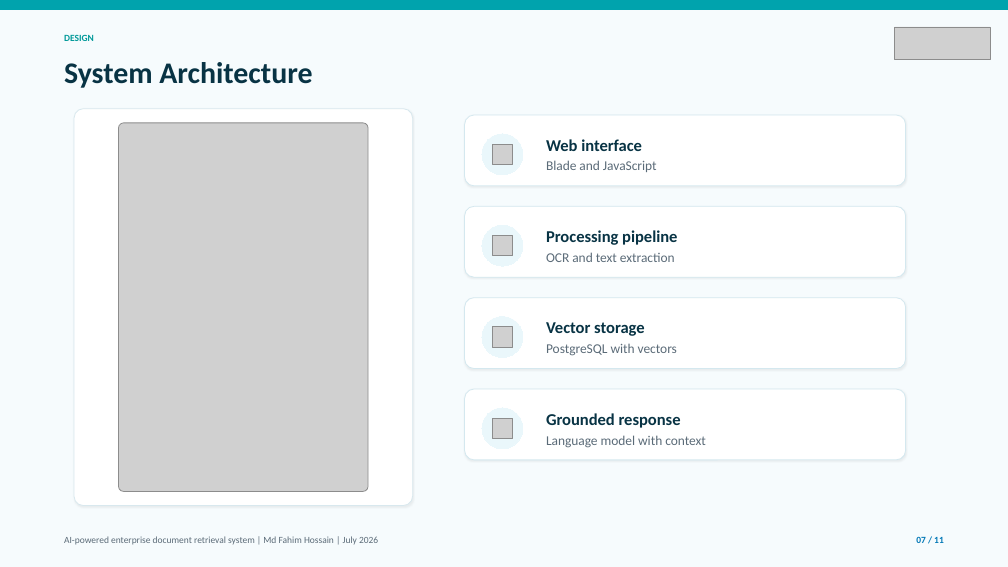
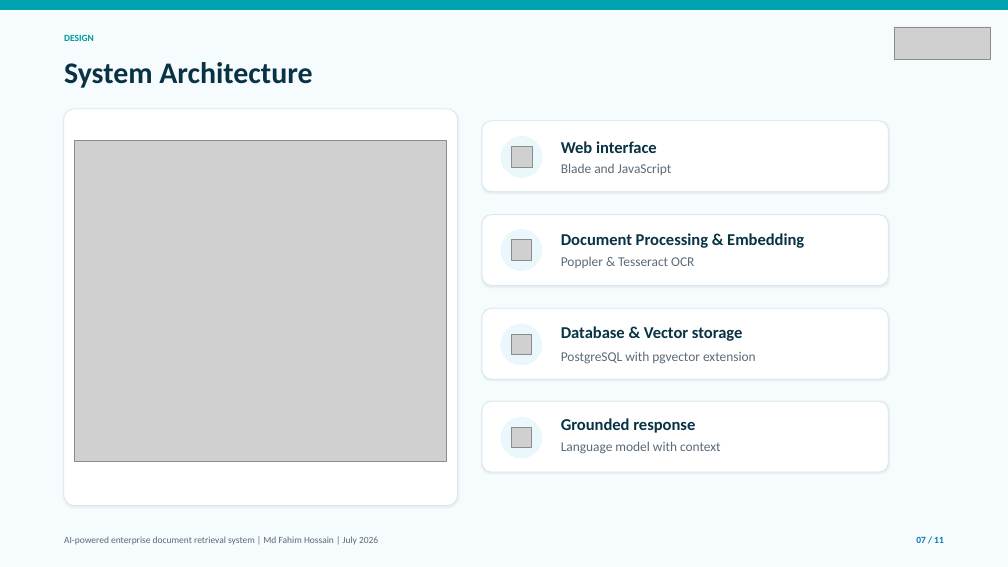
Before and after one commit to alifhossain174/Masters-Internship-Report, a slide deck: slide 7 of Software Specification & Design.pptx. Drawn at 1008x567 pixels with LibreOffice and Linux fonts; fonts in the diff are those of the drawing; grey boxes stand for pictures. Boxes give left, top, right and bottom in pixels: in the first picture for what was removed or moved away, otherwise in the second. Text is boxed around its words. In the diff, an @@ line names an element or a change of style, - is before the commit and + after.

```diff
--- a/Software Specification & Design.pptx
+++ b/Software Specification & Design.pptx
@@ rounded rectangle: place and size @@
-rounded rectangle at bbox=[74, 109, 413, 506]
+rounded rectangle at bbox=[64, 109, 457, 506]
@@ picture: place and size @@
-picture at bbox=[119, 123, 368, 492]
+picture at bbox=[75, 141, 447, 461]
@@ rounded rectangle: place and size @@
-rounded rectangle at bbox=[465, 115, 906, 186]
+rounded rectangle at bbox=[482, 121, 889, 192]
@@ picture removed at bbox=[492, 144, 513, 165] @@
@@ ellipse: place and size @@
-ellipse at bbox=[482, 134, 523, 175]
+ellipse at bbox=[501, 136, 542, 177]
@@ picture added at bbox=[512, 147, 532, 167] @@
@@ text "Web interface": place and size @@
-text "Web interface" at bbox=[546, 139, 642, 151]
+text "Web interface" at bbox=[561, 141, 657, 153]
@@ text "Blade and JavaScript": place and size @@
-text "Blade and JavaScript" at bbox=[546, 160, 657, 172]
+text "Blade and JavaScript" at bbox=[561, 163, 672, 175]
@@ rounded rectangle: place and size @@
-rounded rectangle at bbox=[465, 206, 906, 278]
+rounded rectangle at bbox=[482, 215, 889, 286]
@@ picture removed at bbox=[492, 235, 513, 256] @@
@@ ellipse: place and size @@
-ellipse at bbox=[482, 225, 523, 266]
+ellipse at bbox=[501, 230, 542, 271]
@@ text at bbox=[561, 233, 804, 248]: text changed @@
-Processing pipeline
+Document Processing & Embedding
@@ picture added at bbox=[511, 240, 532, 260] @@
@@ text at bbox=[561, 257, 694, 268]: text changed @@
-OCR and text extraction
+Poppler & Tesseract OCR
@@ rounded rectangle: place and size @@
-rounded rectangle at bbox=[465, 298, 906, 369]
+rounded rectangle at bbox=[482, 309, 889, 380]
@@ picture removed at bbox=[492, 327, 513, 347] @@
@@ ellipse: place and size @@
-ellipse at bbox=[482, 317, 523, 358]
+ellipse at bbox=[501, 324, 542, 365]
@@ text at bbox=[561, 326, 742, 341]: text changed @@
-Vector storage
+Database & Vector storage
@@ picture added at bbox=[511, 334, 532, 355] @@
@@ text at bbox=[561, 351, 756, 364]: text changed @@
-PostgreSQL with vectors
+PostgreSQL with pgvector extension
@@ rounded rectangle: place and size @@
-rounded rectangle at bbox=[465, 389, 906, 461]
+rounded rectangle at bbox=[482, 402, 889, 473]
@@ picture removed at bbox=[492, 418, 513, 439] @@
@@ ellipse: place and size @@
-ellipse at bbox=[482, 408, 523, 449]
+ellipse at bbox=[501, 417, 542, 458]
@@ text "Grounded response": place and size @@
-text "Grounded response" at bbox=[546, 413, 681, 428]
+text "Grounded response" at bbox=[561, 418, 695, 433]
@@ picture added at bbox=[511, 427, 532, 448] @@
@@ text "Language model with context": place and size @@
-text "Language model with context" at bbox=[546, 435, 706, 448]
+text "Language model with context" at bbox=[561, 441, 721, 454]
```
Also in this commit, not shown: 9 other slides changed, 1 other file.
